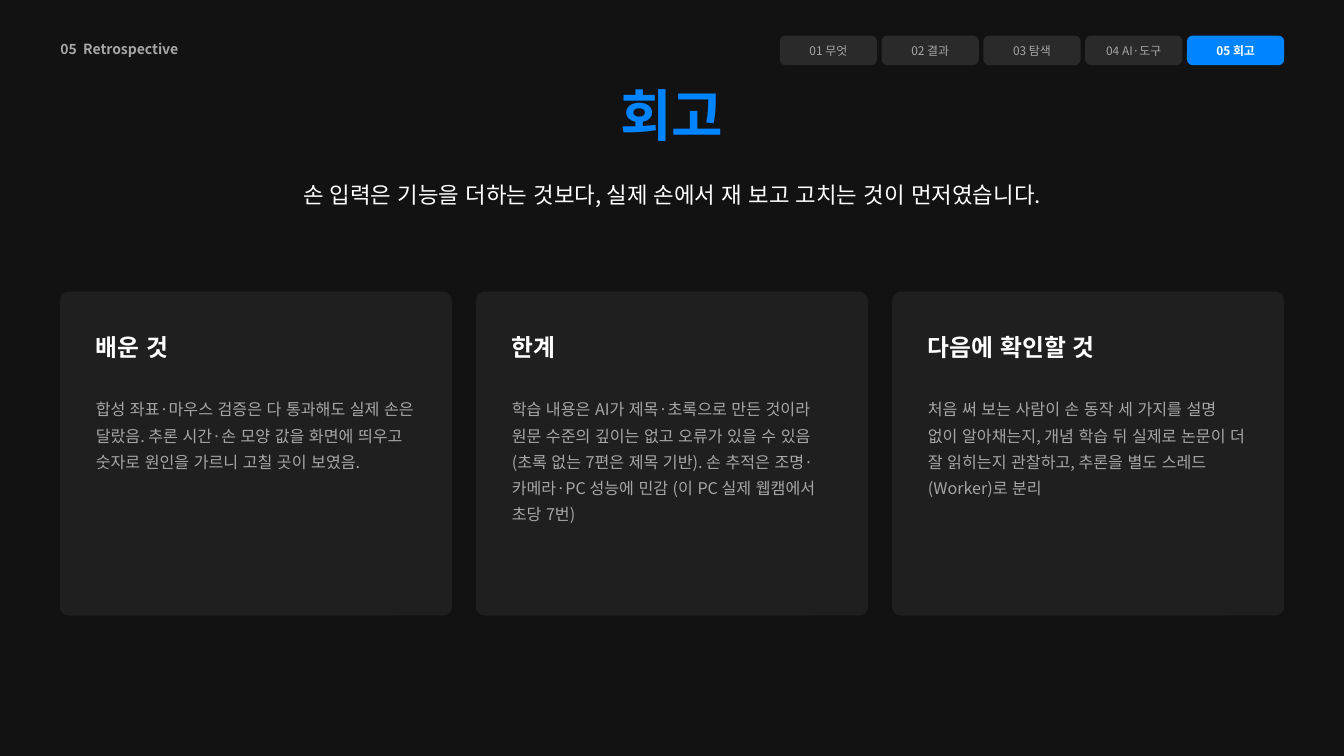
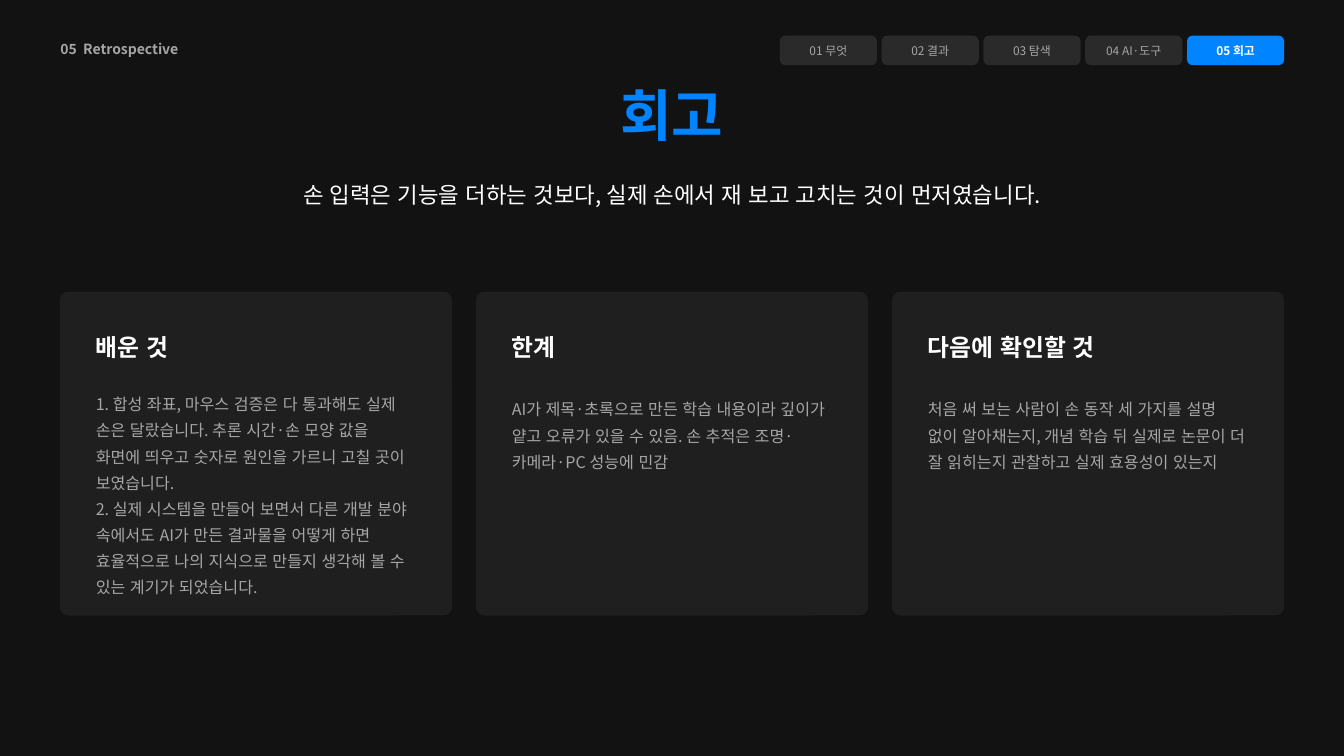
Before and after one commit to gunhyeok0803/Immersive_Interaction, a slide deck: slide 21 of presentation/slides.pptx. Drawn at 1344x756 pixels with LibreOffice and Linux fonts; fonts in the diff are those of the drawing. Boxes give left, top, right and bottom in pixels: in the first picture for what was removed or moved away, otherwise in the second. Text is boxed around its words. In the diff, an @@ line names an element or a change of style, - is before the commit and + after.

```diff
--- a/presentation/slides.pptx
+++ b/presentation/slides.pptx
@@ text at box(96, 396, 407, 594): text changed @@
-합성 좌표·마우스 검증은 다 통과해도 실제 손은 달랐음. 추론 시간·손 모양 값을 화면에 띄우고 숫자로 원인을 가르니 고칠 곳이 보였음.
+1. 합성 좌표, 마우스 검증은 다 통과해도 실제 손은 달랐습니다. 추론 시간·손 모양 값을 화면에 띄우고 숫자로 원인을 가르니 고칠 곳이 보였습니다.
+2. 실제 시스템을 만들어 보면서 다른 개발 분야 속에서도 AI가 만든 결과물을 어떻게 하면 효율적으로 나의 지식으로 만들지 생각해 볼 수 있는 계기가 되었습니다.
@@ text at box(512, 401, 825, 469): text changed @@
-학습 내용은 AI가 제목·초록으로 만든 것이라 원문 수준의 깊이는 없고 오류가 있을 수 있음(초록 없는 7편은 제목 기반). 손 추적은 조명·카메라·PC 성능에 민감 (이 PC 실제 웹캠에서 초당 7번)
+AI가 제목·초록으로 만든 학습 내용이라 깊이가 얕고 오류가 있을 수 있음. 손 추적은 조명·카메라·PC 성능에 민감
@@ text at box(928, 401, 1245, 469): text changed @@
-처음 써 보는 사람이 손 동작 세 가지를 설명 없이 알아채는지, 개념 학습 뒤 실제로 논문이 더 잘 읽히는지 관찰하고, 추론을 별도 스레드(Worker)로 분리
+처음 써 보는 사람이 손 동작 세 가지를 설명 없이 알아채는지, 개념 학습 뒤 실제로 논문이 더 잘 읽히는지 관찰하고 실제 효용성이 있는지
```
Also in this commit, not shown: 21 other slides changed, 1 other file.
